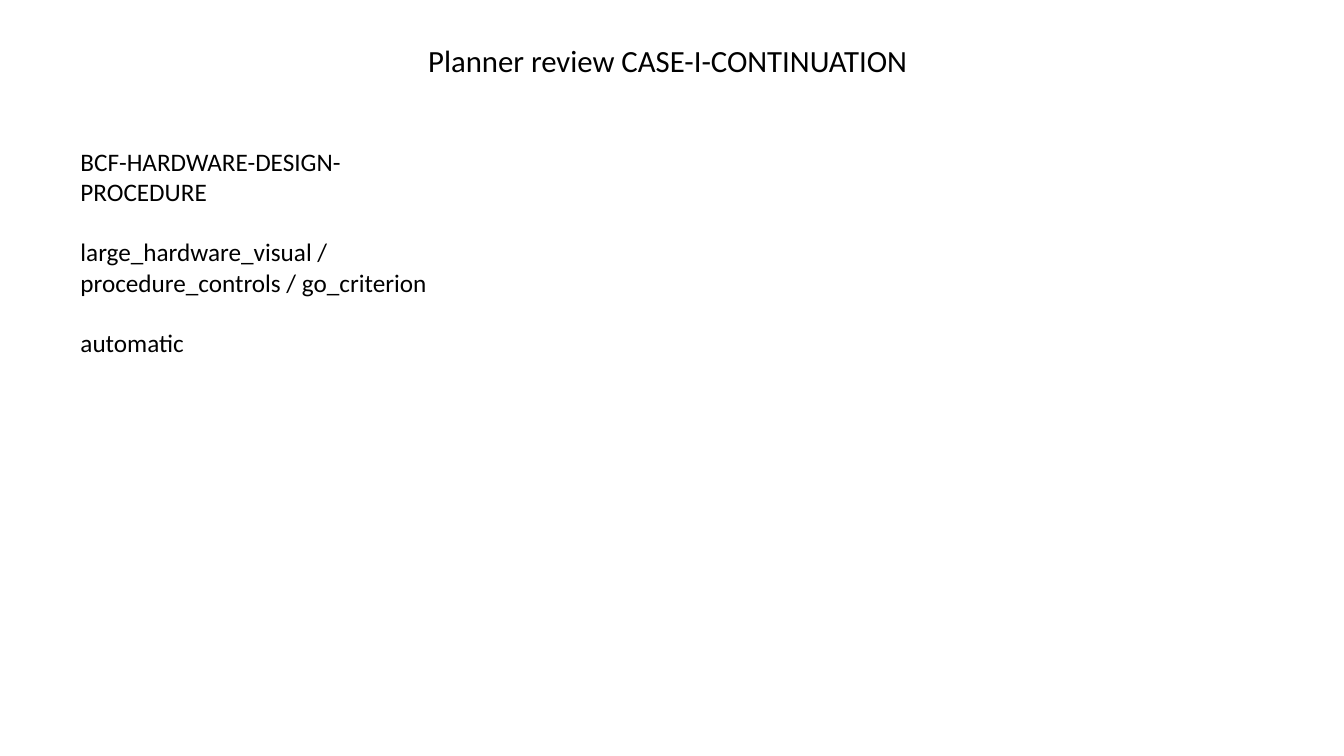
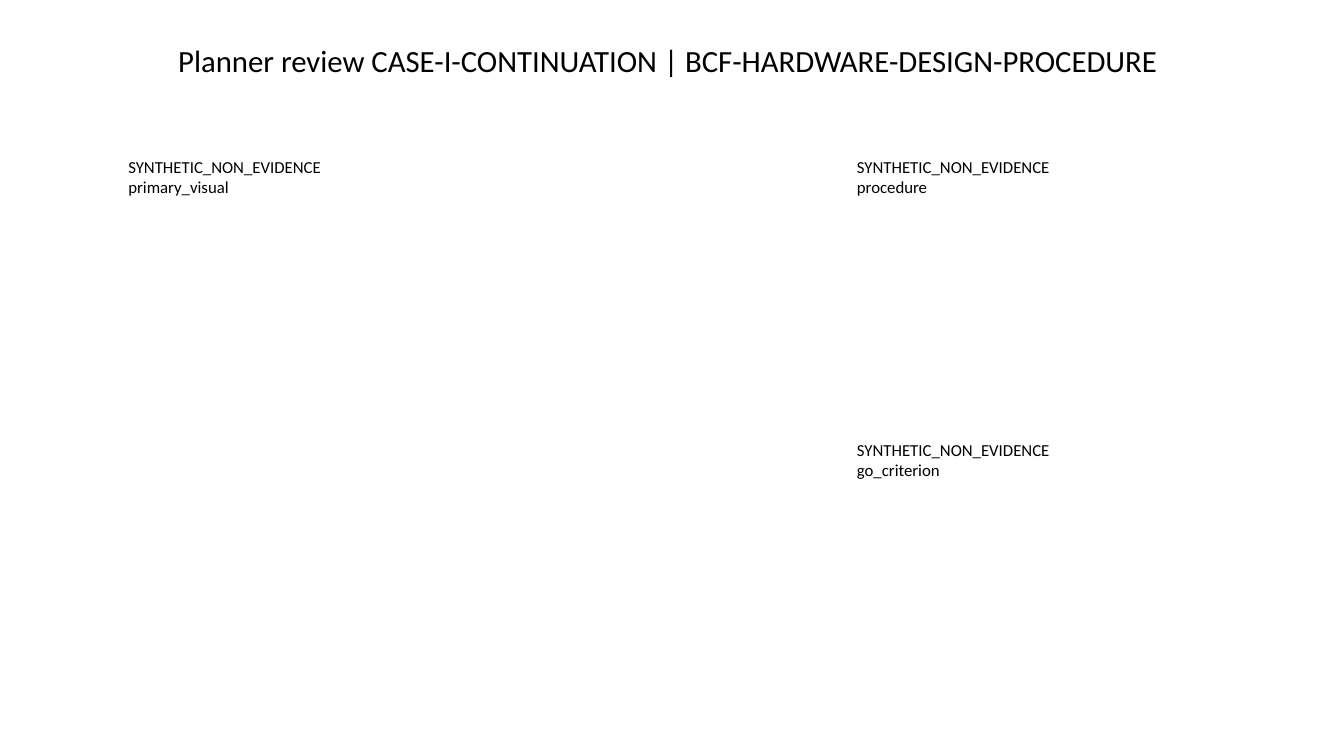
Before and after one commit to Gary0915/AI-Research-SKILLs, a slide deck: slide 9 of thesis-deck-system/artifacts/phase3/planner-composition-candidate-review.pptx. Drawn at 1344x756 pixels with LibreOffice and Linux fonts; fonts in the diff are those of the drawing. Boxes give left, top, right and bottom in pixels: in the first picture for what was removed or moved away, otherwise in the second. Text is boxed around its words. In the diff, an @@ line names an element or a change of style, - is before the commit and + after.

Commit message:
phase3: realize planner physical review core

```diff
--- a/thesis-deck-system/artifacts/phase3/planner-composition-candidate-review.pptx
+++ b/thesis-deck-system/artifacts/phase3/planner-composition-candidate-review.pptx
@@ title at [178,50,1157,73]: text changed @@
-Planner review CASE-I-CONTINUATION
+Planner review CASE-I-CONTINUATION | BCF-HARDWARE-DESIGN-PROCEDURE
@@ text at [128,162,321,196]: text changed; size 18 to 12 pt @@
-BCF-HARDWARE-DESIGN-PROCEDURE
-large_hardware_visual / procedure_controls / go_criterion
-automatic
+SYNTHETIC_NON_EVIDENCE
+primary_visual
@@ text added at [857,162,1050,196], 12 pt, text #000000 @@
+SYNTHETIC_NON_EVIDENCE
+procedure
@@ text added at [857,445,1050,479], 12 pt, text #000000 @@
+SYNTHETIC_NON_EVIDENCE
+go_criterion
```
Also in this commit, not shown: 4 other slides changed, 6 slides added, 5 slides removed, 20 other files.
